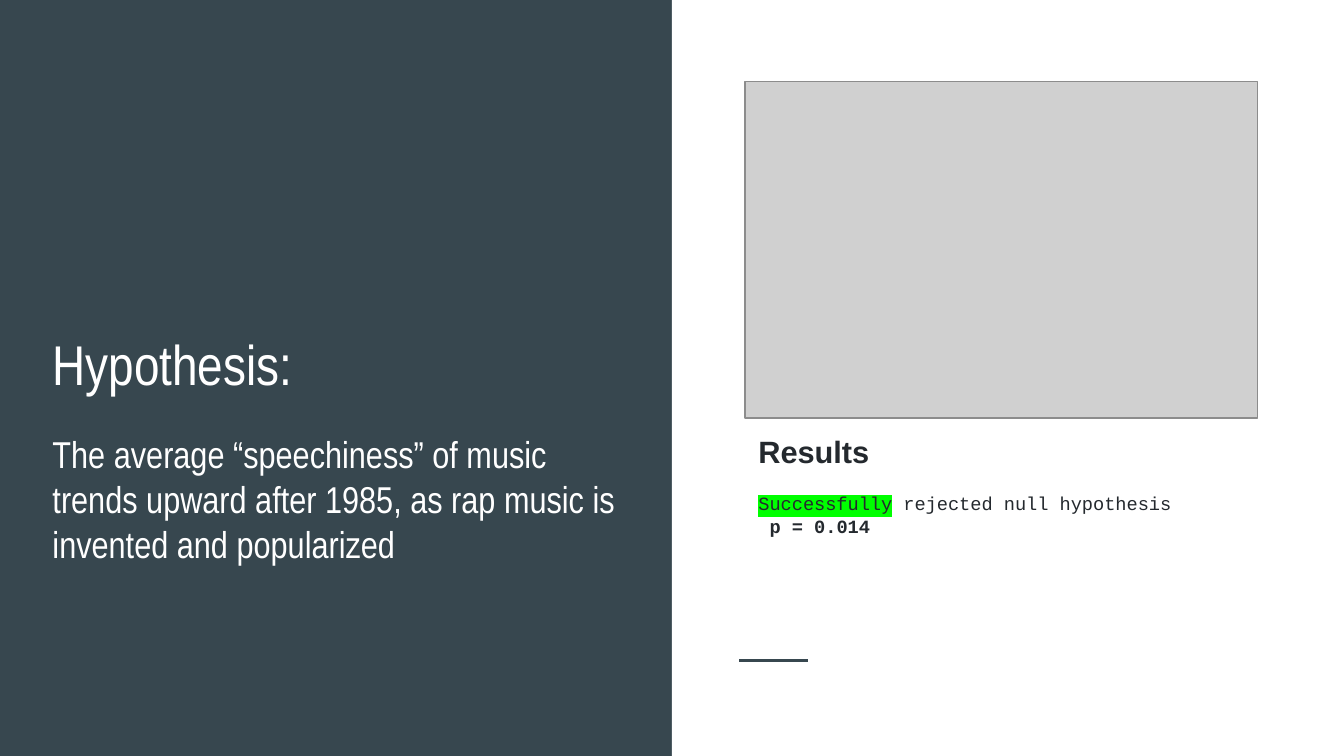
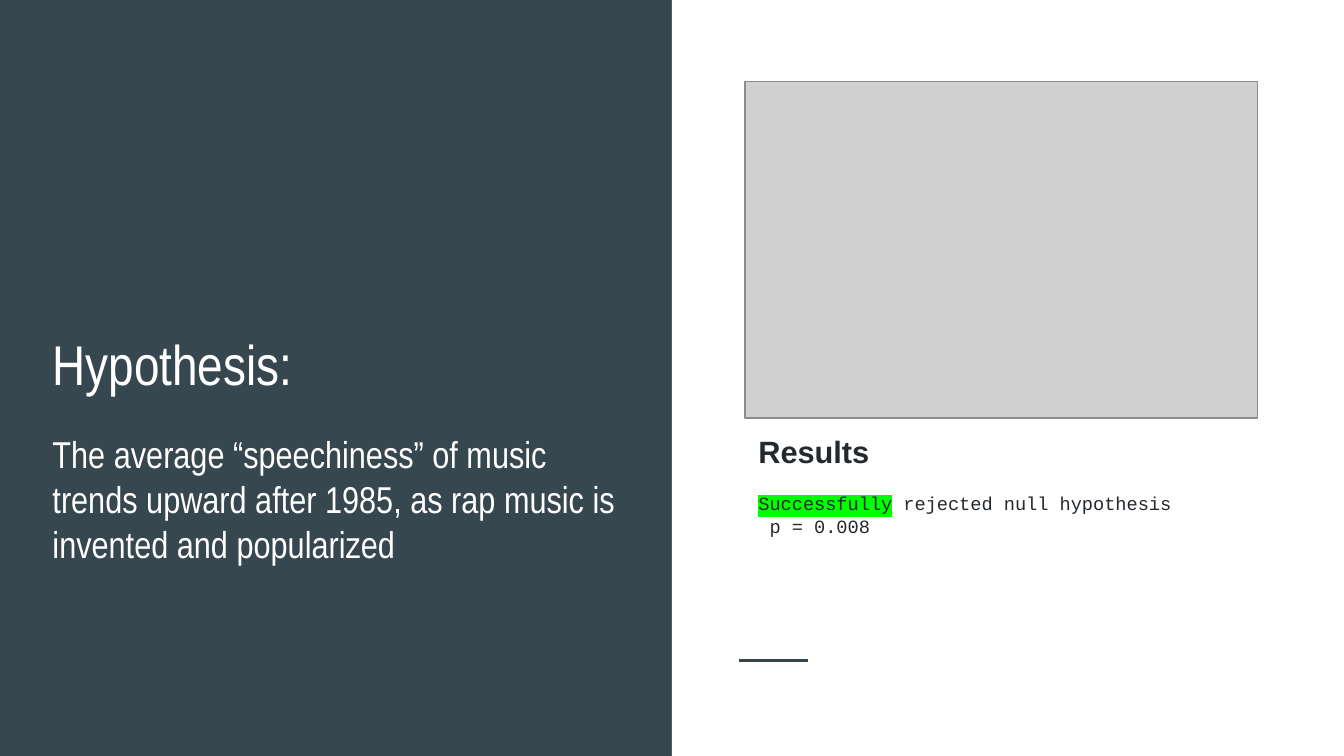
Before and after one commit to ZackMagnotti/tin-pan-data, a slide deck: slide 10 of docs/presentation.pptx. Drawn at 1344x756 pixels with LibreOffice and Linux fonts; fonts in the diff are those of the drawing; grey boxes stand for pictures. Boxes give left, top, right and bottom in pixels: in the first picture for what was removed or moved away, otherwise in the second. Text is boxed around its words. In the diff, an @@ line names an element or a change of style, - is before the commit and + after.

```diff
--- a/docs/presentation.pptx
+++ b/docs/presentation.pptx
@@ text at box(770, 520, 870, 537): text changed; bold off @@
-p = 0.014
+p = 0.008
```
Also in this commit, not shown: 1 other slide changed.
